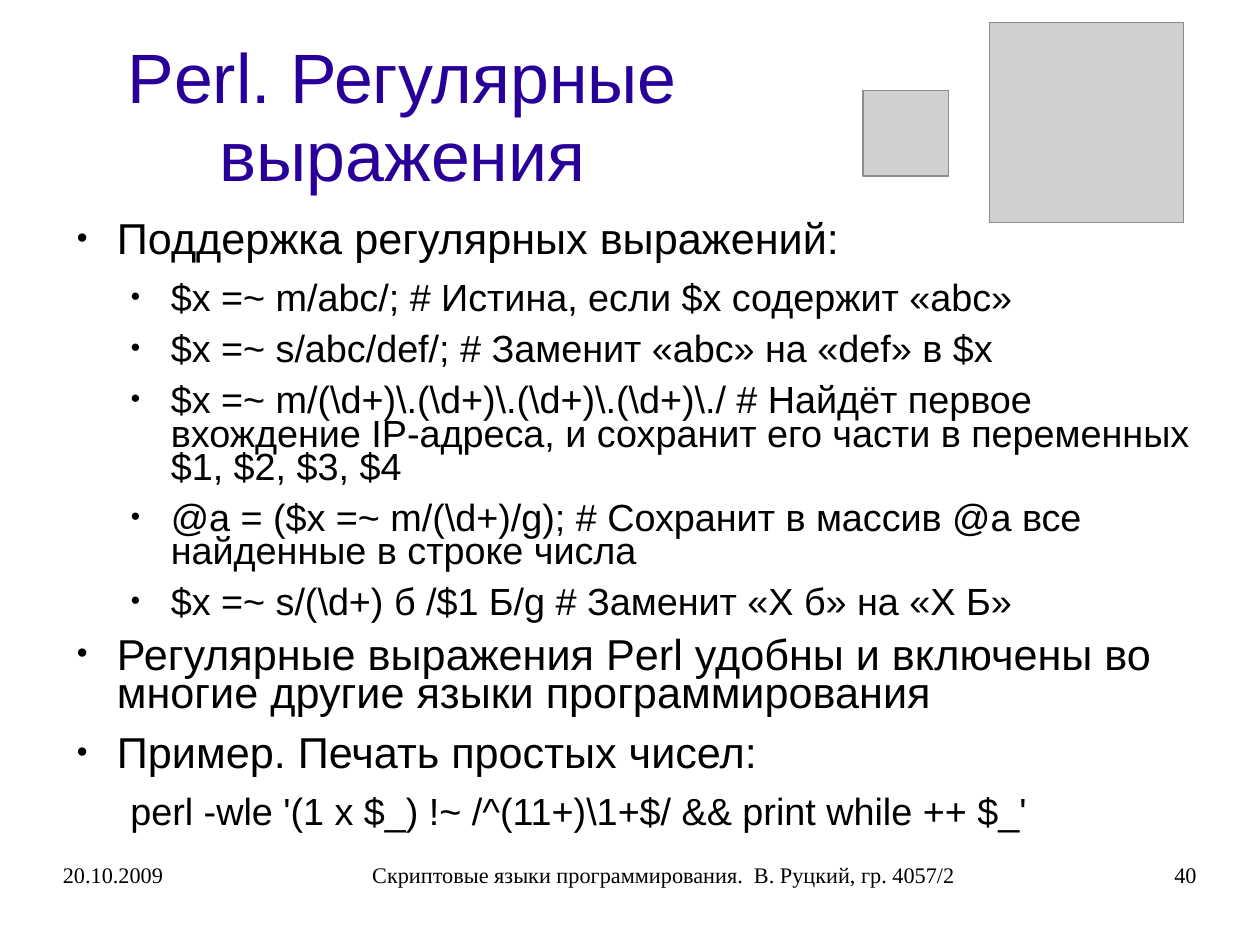
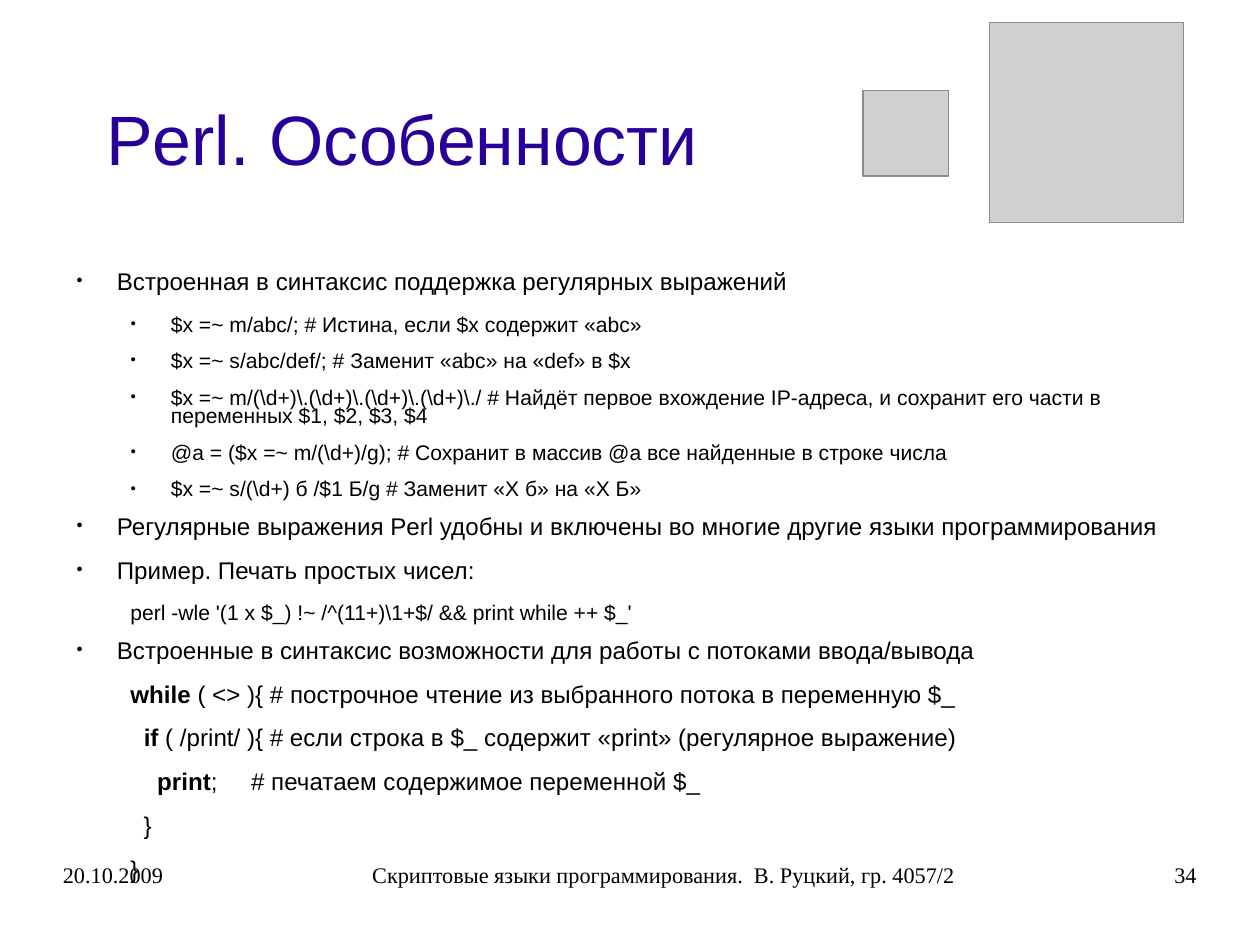
Before and after one commit to rutsky/semester07, a slide deck: slide 34 of Operation_systems/scripting_languages/40572_Rutsky_Scripting_languages.ppt (slide 40 before the commit). Drawn at 1260x945 pixels with LibreOffice and Linux fonts; fonts in the diff are those of the drawing; grey boxes stand for pictures. Boxes give left, top, right and bottom in pixels: in the first picture for what was removed or moved away, otherwise in the second. Text is boxed around its words. In the diff, an @@ line names an element or a change of style, - is before the commit and + after.

Commit message:
Scripting languages presentation: updated presentation other format files.

```diff
--- a/Operation_systems/scripting_languages/40572_Rutsky_Scripting_languages.ppt
+++ b/Operation_systems/scripting_languages/40572_Rutsky_Scripting_languages.ppt
@@ title at <box>106,114,698,166</box>: text changed @@
-Perl. Регулярные выражения
+Perl. Особенности
@@ text "Встроенная в синтаксис поддержка регулярных ...": place and size @@
-text "Встроенная в синтаксис поддержка регулярных ..." at <box>117,222,1189,832</box>
+text "Встроенная в синтаксис поддержка регулярных ..." at <box>117,272,1156,795</box>
@@ text at <box>117,272,787,295</box>: text changed; size 27.2 to 15.2 pt @@
-● Поддержка регулярных выражений:
+● Встроенная в синтаксис поддержка регулярных выражений
@@ text at <box>117,316,1156,625</box>: size 23.8 to 13.3 pt in "$x =~ m/abc/; # Истина, если $x ...", "$x =~ s/abc/def/; # Заменит «abc» на ...", "$x =~ m/(\d+)\.(\d+)\.(\d+)\.(\d+)\./ # Найдёт первое вхожде ...", "@a = ($x =~ m/(\d+)/g); # Сохранит ..." and 2 more places; size 27.2 to 15.2 pt in "Регулярные выражения Perl удобны и включены во ...", "Пример. Печать простых чисел:" @@
@@ text at <box>117,641,974,795</box>: paragraphs added @@
+● Встроенные в синтаксис возможности для работы с потоками ввода/вывода
+  while ( <> ){ # построчное чтение из выбранного потока в переменную $_
+  if ( /print/ ){ # если строка в $_ содержит «print» (регулярное выражение)
+  print; # печатаем содержимое переменной $_
+  }
+  }
@@ page number at <box>1174,868,1196,884</box>: text changed @@
-40
+34
```
Also in this commit, not shown: 14 other slides changed, 16 slides removed, 1 other file.
